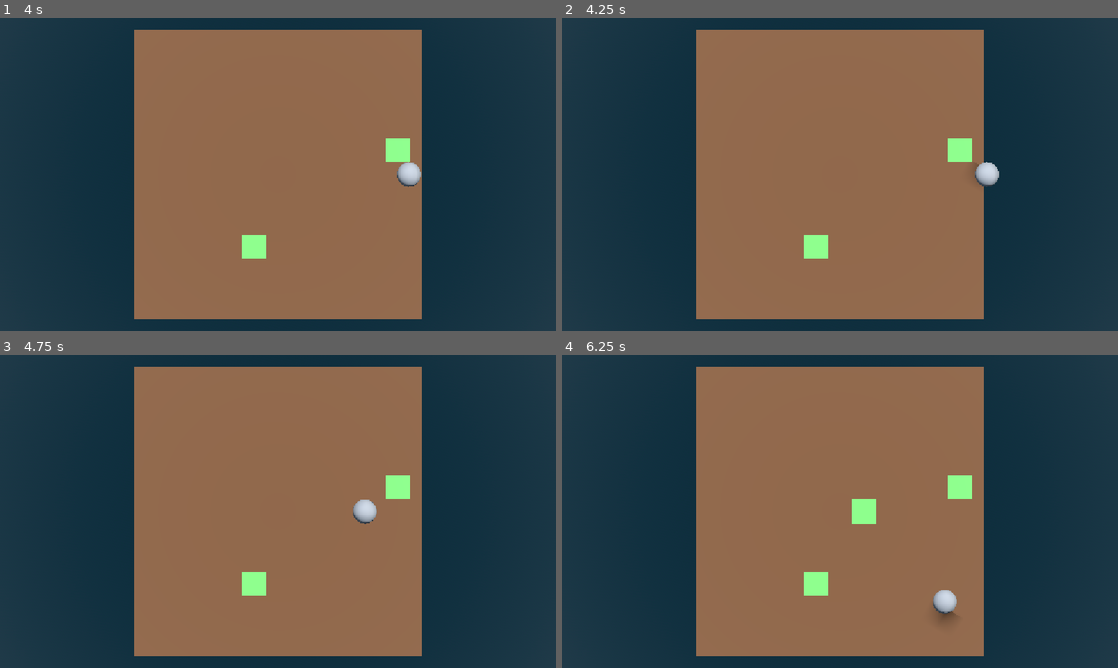
Above: before the commit, frames 1-4 (two rows, left to right).
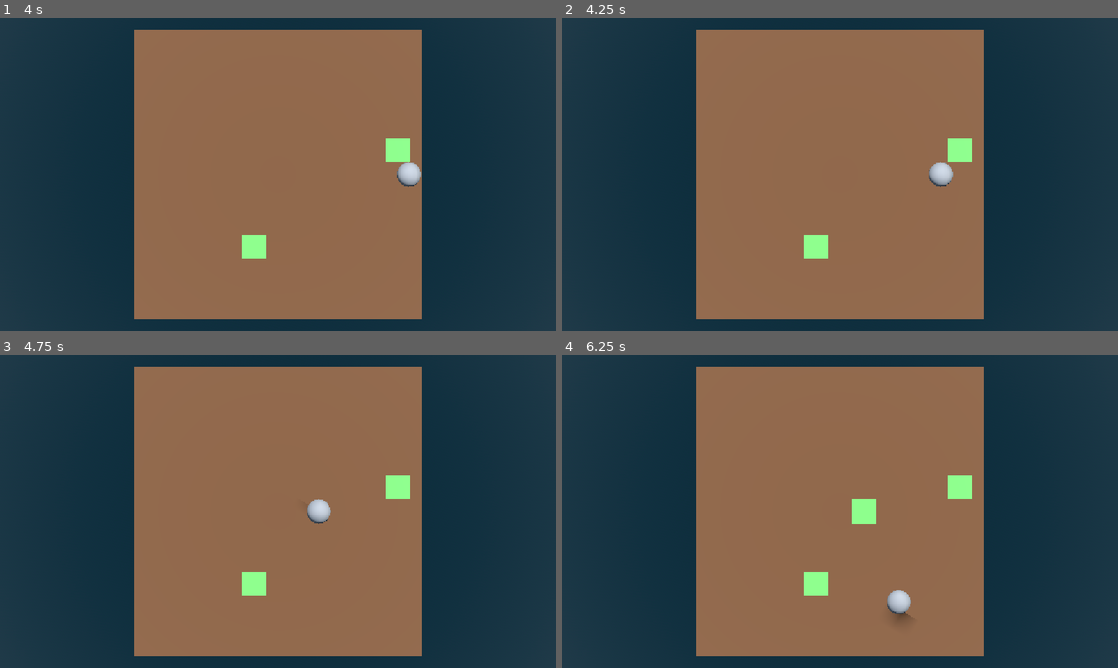
Above: after the commit, the same moments.

Repository: gmeyerp/LevelLoader
Game: Godot game, scene res://level_loader.tscn
The game is run twice, just before and just after one commit, with the same random seed, the same clock (stepped at 60 frames per second) and the same inputs.
Inputs (mouse positions are in pixels of both pictures, inside the frame that each line leads up to):
- Up to frame 1 (4 s): tap Enter (ui_accept) at 0.5, 0.77, 1.52, 3.02, 3.77 s; move the mouse to (400, 158) at 0.52 s; hold Right (ui_right) 0.53-1.28 s; click (400, 158) at 0.67 s; move the mouse to (166, 190) at 1.27 s; hold Down (ui_down) 1.28-2.03 s; move the mouse to (333, 105) at 2.02 s; hold Right (ui_right) 2.03-2.78 s; move the mouse to (250, 237) at 2.77 s; hold Up (ui_up) 2.78-3.53 s; click (250, 237) at 2.92 s; move the mouse to (444, 221) at 3.52 s; hold Left (ui_left) from 3.53 s (still down)
- Up to frame 2 (4.25 s): keep holding Left (ui_left); tap Escape (ui_cancel) at 4.15 s
- Up to frame 3 (4.75 s): keep holding Left (ui_left); move the mouse to (111, 464) at 4.27 s; tap Enter (ui_accept) at 4.52 s
- Up to frame 4 (6.25 s): move the mouse to (867, 511) at 5.02 s; release Left (ui_left) at 5.03 s; hold Down (ui_down) 5.03-5.78 s; click (867, 511) at 5.17 s; move the mouse to (756, 433) at 5.77 s; hold Right (ui_right) from 5.78 s (still down); tap Enter (ui_accept) at 6.02 s

Frame 1 is identical in both runs. In frame 2, 0.5% of the frame differs, in the area x 66-79%, y 46-54%; in frame 3, 0.5%; in frame 4, 0.7%, in the area x 58-71%, y 75-86%.

Commit message:
feat server download

Diff:
--- a/level_loader.gd
+++ b/level_loader.gd
@@ -5,37 +5,46 @@
 @onready var adapter: Adapter = $Adapter
 @export var data_to_save : Array[Dictionary]
 @onready var level: StaticBody3D = $Level
+@onready var json_request: HTTPRequest = $JsonRequest
 
 const PATH: String = "user://"
 var file_name: String = "level.res"
+
+func _ready() -> void:
+	json_request.request_completed.connect(on_request_completed)
+
+func on_request_completed(result, _response_code, _header, body) -> void:
+	print("Request completed")
+	if result != 0:
+		print("Error")
+	else:
+		print(body.get_string_from_utf8())
+		load_level(body.get_string_from_utf8())
 
 func _input(event: InputEvent) -> void:
 	if event.is_action_pressed("ui_accept"):
 		save_level()
 	if event.is_action_pressed("ui_cancel"):
-		load_level()
+		json_request.request(url)
 
-func load_level() -> void:
+func load_level(json_string : String) -> void:
 	clear_level()
-	var json_string #http request
-	var save_file = FileAccess.open("user://savegame.json", FileAccess.READ)
-	json_string = save_file.get_line()
+	#var save_file = FileAccess.open("user://savegame.json", FileAccess.READ)
+	#json_string = save_file.get_line()
+
+
 	var data_array = decode_json(json_string)
 
 	for d in data_array:
-		print(d)
 		var element = d.get("element")
 		if not element:
 			print("Not element")
 			continue
 		if element == "Block":
-			print("Element Block")
 			level.add_child(adapter.data_to_block(d))
 		elif element == "Coin":
-			print("Element Coin")
 			level.add_child(adapter.data_to_coin(d))
 		elif element == "Player":
-			print("Element Player")
 			player.position = adapter.data_to_player(d)
 
 func decode_json(json_string : String):
--- a/level_loader.tscn
+++ b/level_loader.tscn
@@ -32,6 +32,7 @@
 [node name="LevelLoader" type="Node3D" unique_id=1863142151 node_paths=PackedStringArray("player")]
 script = ExtResource("1_nfi1l")
 player = NodePath("Player")
+url = "https://raw.githubusercontent.com/gmeyerp/backend/refs/heads/main/savegame.json"
 
 [node name="WorldEnvironment" type="WorldEnvironment" parent="." unique_id=943989507]
 environment = SubResource("Environment_ox13j")
@@ -63,4 +64,6 @@
 
 [node name="Player" parent="." unique_id=1570885799 instance=ExtResource("6_dc8xe")]
 
+[node name="JsonRequest" type="HTTPRequest" parent="." unique_id=1295398470]
+
 [connection signal="input_event" from="Level" to="Level" method="_on_input_event"]
